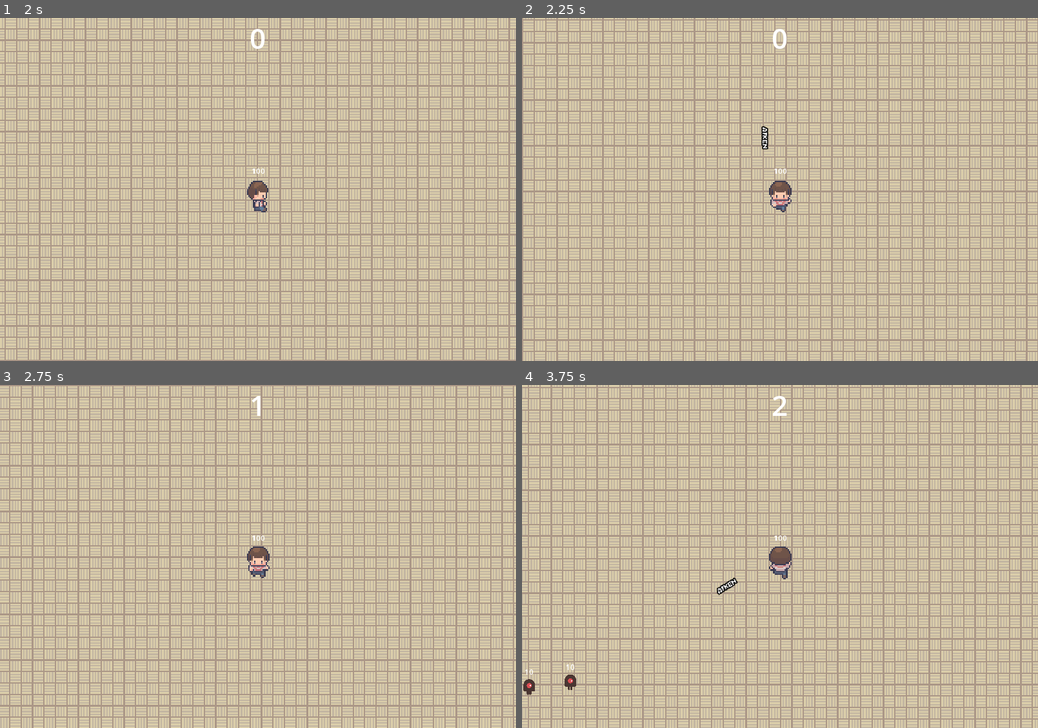
Above: before the commit, frames 1-4 (two rows, left to right).
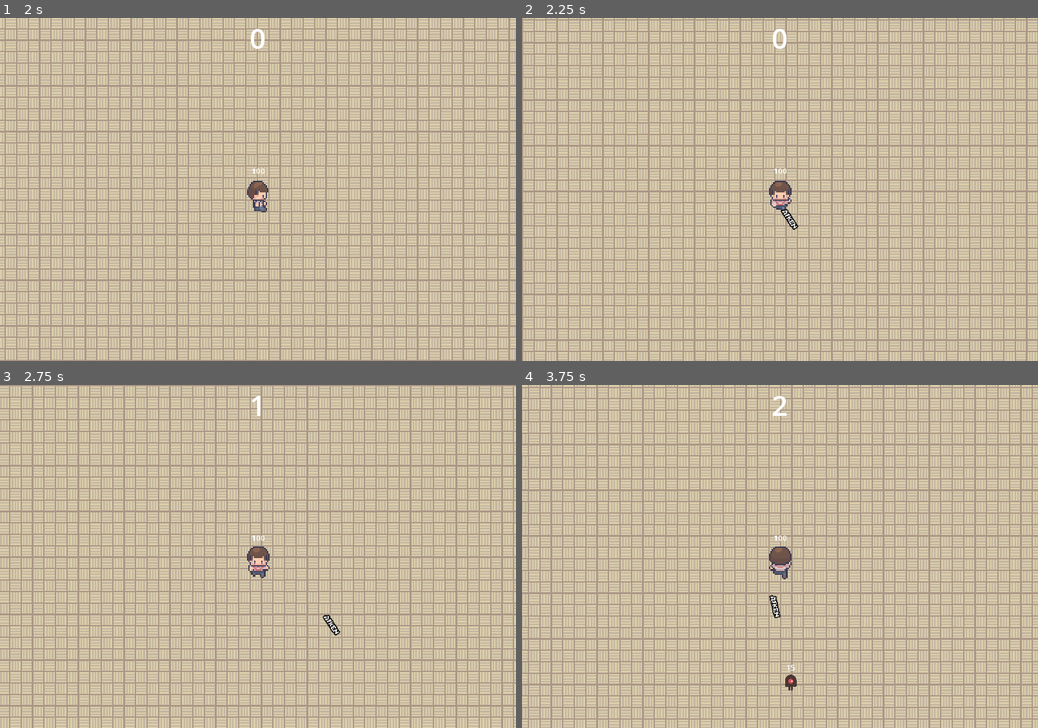
Above: after the commit, the same moments.

Repository: LimZiJia/SurviveTheSemester
Game: Godot game, scene res://gui/start_screen.tscn
Same seed, same stepped clock (60 frames per second), same inputs: the game is played once before the commit and once after it.
Inputs (mouse positions are in pixels of both pictures, inside the frame that each line leads up to):
- Up to frame 1 (2 s): click "Start" at 0.5 s; tap Enter at 1.25 s; move the mouse to (371, 172) at 1.27 s; hold D (move_right) from 1.28 s (still down); tap Space (attack) at 1.35 s
- Up to frame 2 (2.25 s): move the mouse to (676, 206) at 2.02 s; release D (move_right) at 2.03 s; hold S (move_down) from 2.03 s (still down); tap Space (attack) at 2.1 s
- Up to frame 3 (2.75 s): keep holding S (move_down)
- Up to frame 4 (3.75 s): move the mouse to (831, 481) at 2.77 s; release S (move_down) at 2.78 s; hold D (move_right) 2.78-3.53 s; tap Space (attack) at 2.85, 3.6 s; move the mouse to (754, 625) at 3.52 s; hold W (move_up) from 3.53 s (still down)

Frame 1 is identical in both runs. In frame 2, 0.2% of the frame differs, in the area x 46-54%, y 31-62%; in frame 3, less than 0.1%; in frame 4, 0.5%, in the area x 0-54%, y 56-91%.

Commit message:
adding wave multipliers
just want to save this state before I break anything

Diff:
--- a/config/wave_config.json
+++ b/config/wave_config.json
@@ -1,51 +1,18 @@
 [
 	{
+		"_comment": "book",
 		"health": 10.0,
 		"speed": 75.0,
 		"damage": 5.0,
-		"count": 5,
-		"cooldown": 10.0
-	},
-	{
-		"health": 10.0,
-		"speed": 100.0,
-		"damage": 10.0,
-		"count": 10,
-		"cooldown": 10.0
-	},
-	{
-		"health": 10.0,
-		"speed": 100.0,
-		"damage": 10.0,
-		"count": 10,
-		"cooldown": 10.0
-	},
-	{
-		"health": 50.0,
-		"speed": 50.0,
-		"damage": 20.0,
-		"count": 40,
-		"cooldown": 15.0
-	},
-	{
-		"health": 5.0,
-		"speed": 250.0,
-		"damage": 10.0,
-		"count": 8,
-		"cooldown": 15.0
-	},
-	{
-		"health": 15.0,
-		"speed": 150.0,
-		"damage": 7.0,
-		"count": 20,
+		"count": 3,
 		"cooldown": 5.0
 	},
 	{
-		"health": 5.0,
+		"_comment": "mob",
+		"health": 20.0,
 		"speed": 75.0,
 		"damage": 5.0,
-		"count": 20,
-		"cooldown": 15.0
+		"count": 5,
+		"cooldown": 5.0
 	}
 ]
--- a/controllers/wave_controller.gd
+++ b/controllers/wave_controller.gd
@@ -1,11 +1,15 @@
 class_name WaveController
 extends Node2D
 
-@export var mob_scene: PackedScene
+@export var mob_scenes: Array[PackedScene] = [
+	preload("res://characters/enemies/book/book.tscn"),
+	preload("res://characters/enemies/mob/mob.tscn")
+]
 @export var mob_spawn_location: PathFollow2D
 
-var cur_wave:int = 0
 var wave_config: Array
+var wave_multiplier: int
+var score:int = 0
 
 @onready var wave_timer := $WaveTimer as Timer
 
@@ -17,7 +21,6 @@
 
 
 func start() -> void:
-	cur_wave = 0
 	start_wave()
 
 
@@ -28,19 +31,67 @@
 	# Ensuring no errors
 	if not mob_spawn_location:
 		return
-	if cur_wave >= wave_config.size():
-		return
 
-	var cur_wave_config = wave_config[cur_wave]
+	var type = randi_range(0, 1)
+	var cur_wave_config = wave_config[type]
+	var count:int = count_scaling(cur_wave_config["count"], type)
+	var health:float = health_scaling(cur_wave_config["health"], type)
+	var speed:float = speed_scaling(cur_wave_config["speed"], type)
+	var damage:float = damage_scaling(cur_wave_config["damage"], type)
 
-	for i in range(cur_wave_config["count"]):
+	for i in range(count):
 		mob_spawn_location.progress_ratio = randf()
-		var mob = mob_scene.instantiate()
+		var mob = mob_scenes[type].instantiate()
 		mob.position = mob_spawn_location.position
-		mob.set_max_health(cur_wave_config["health"])
-		mob.speed = cur_wave_config["speed"]
-		mob.set_damage(cur_wave_config["damage"])
+		mob.set_max_health(health)
+		mob.speed = speed
+		mob.set_damage(damage)
 		add_child(mob)
 
 	wave_timer.start(cur_wave_config["cooldown"])
-	cur_wave += 1
+
+
+# WAVE MULTIPLIERS
+func count_scaling(count:int, type:int) -> int:
+	match(type):
+		# book
+		0:
+			count = count
+		# mob
+		1:
+			count = count
+
+	return count
+
+func health_scaling(health:float, type:int) -> float:
+	match(type):
+	# book
+		0:
+			health = health
+		# mob
+		1:
+			health = health
+
+	return health
+
+func speed_scaling(speed:float, type:int) -> float:
+	match(type):
+	# book
+		0:
+			speed = speed
+		# mob
+		1:
+			speed = speed
+
+	return speed
+
+func damage_scaling(damage:float, type:int) -> float:
+	match(type):
+	# book
+		0:
+			damage = damage
+		# mob
+		1:
+			damage = damage
+
+	return damage
--- a/world/world.gd
+++ b/world/world.gd
@@ -38,3 +38,4 @@
 func _on_score_timer_timeout() -> void:
 	score += 1
 	$HUD.score = score
+	$WaveController.score = score
--- a/world/world.tscn
+++ b/world/world.tscn
@@ -6,7 +6,6 @@
 [ext_resource type="Texture2D" uid="uid://si4gd7mdq6xp" path="res://assets/floors.png" id="3_diow0"]
 [ext_resource type="PackedScene" uid="uid://bcwsdtfx72kd0" path="res://controllers/wave_controller.tscn" id="3_mnirc"]
 [ext_resource type="PackedScene" uid="uid://dhp515vfrcvt6" path="res://gui/pause_menu.tscn" id="6_7j38u"]
-[ext_resource type="PackedScene" uid="uid://dhu0lcunamfx4" path="res://characters/enemies/mob/mob.tscn" id="7_fscup"]
 [ext_resource type="Texture2D" uid="uid://cnriifkwxrxma" path="res://assets/3d_walls.png" id="8_j0ykl"]
 
 [sub_resource type="TileMapPattern" id="TileMapPattern_3u73y"]
@@ -158,7 +157,6 @@
 position = Vector2(-1160, -680)
 
 [node name="WaveController" parent="." node_paths=PackedStringArray("mob_spawn_location") instance=ExtResource("3_mnirc")]
-mob_scene = ExtResource("7_fscup")
 mob_spawn_location = NodePath("../MobPath/MobSpawnLocation")
 
 [node name="ScoreTimer" type="Timer" parent="."]
Not shown: 1 places in world/world.tscn that only renumber resources
